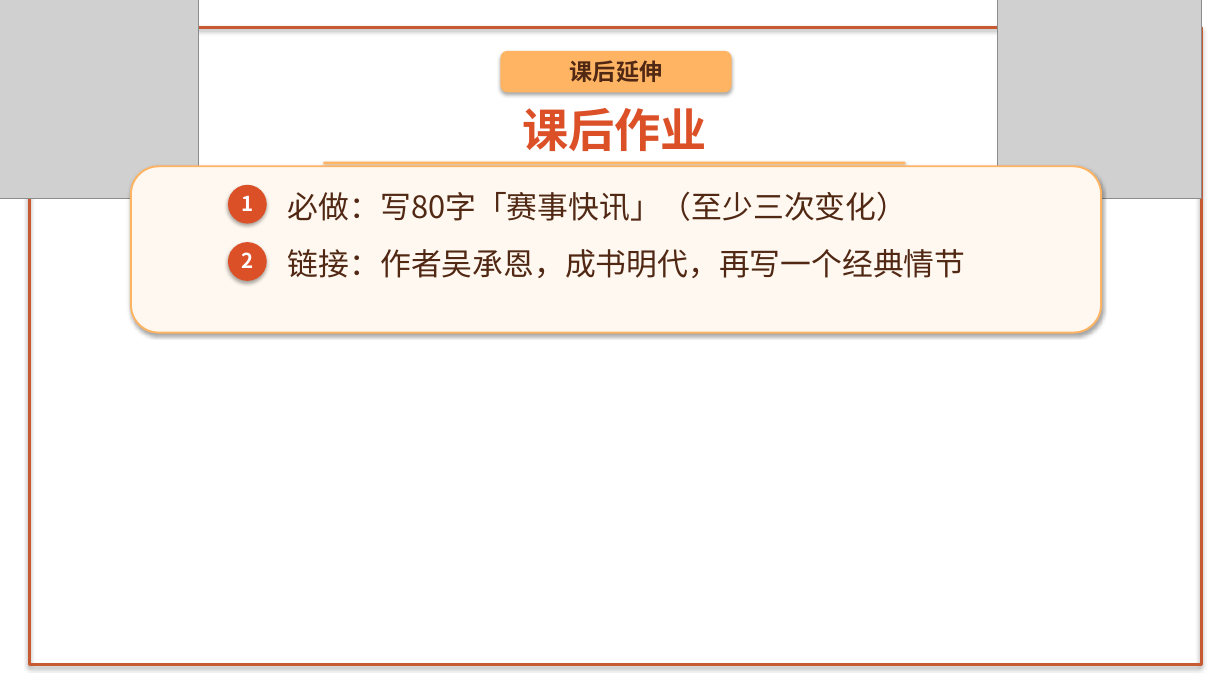
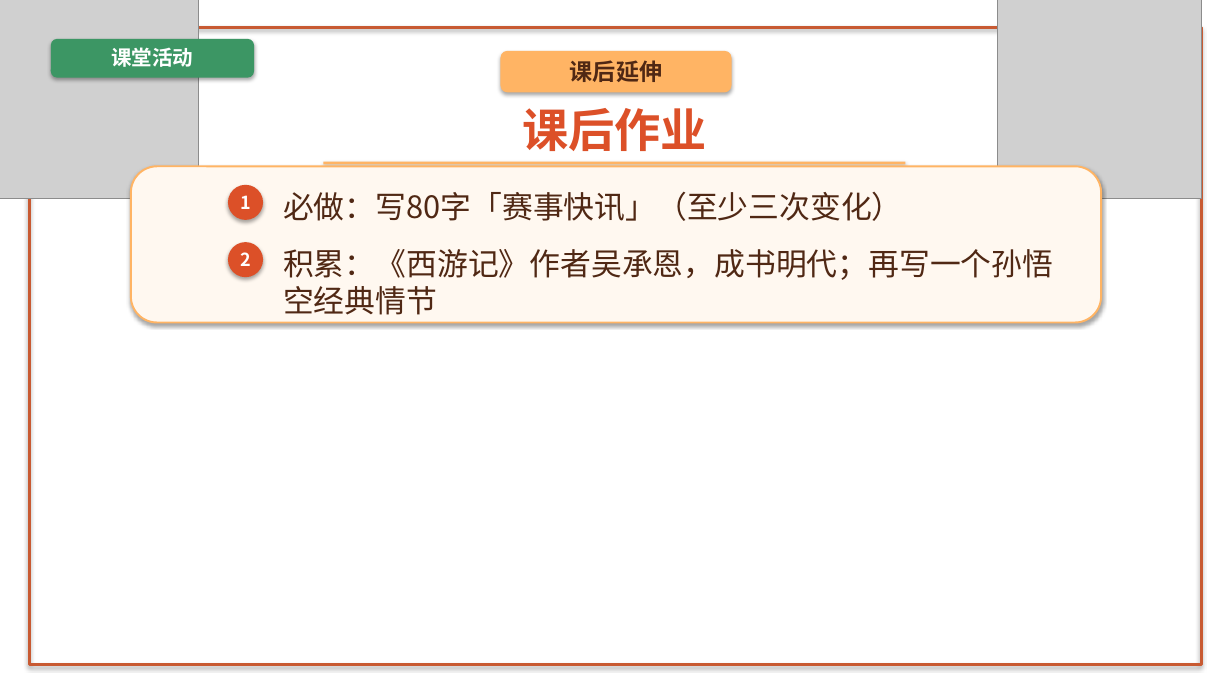
Before and after one commit to decemberlin54-del/declin, a slide deck: slide 9 of unit6-lesson21-wukong.pptx. Drawn at 1232x693 pixels with LibreOffice and Linux fonts; fonts in the diff are those of the drawing; grey boxes stand for pictures; background and template pictures are left out. Boxes give left, top, right and bottom in pixels: in the first picture for what was removed or moved away, otherwise in the second. Text is boxed around its words. In the diff, an @@ line names an element or a change of style, - is before the commit and + after.

```diff
--- a/unit6-lesson21-wukong.pptx
+++ b/unit6-lesson21-wukong.pptx
@@ rounded rectangle added at bbox=[51, 39, 254, 78], fill #3C9664 @@
@@ text added at bbox=[111, 47, 193, 67], 16 pt, text #FFFFFF, bold @@
+课堂活动
@@ rounded rectangle: place and size @@
-rounded rectangle at bbox=[131, 166, 1102, 333]
+rounded rectangle at bbox=[131, 166, 1102, 323]
@@ text "1" at bbox=[240, 195, 251, 209]: size 16 to 14 pt @@
@@ ellipse: place and size @@
-ellipse at bbox=[228, 185, 267, 224]
+ellipse at bbox=[228, 185, 263, 220]
@@ text "必做：写80字「赛事快讯」（至少三次变化）": place and size @@
-text "必做：写80字「赛事快讯」（至少三次变化）" at bbox=[288, 192, 907, 221]
+text "必做：写80字「赛事快讯」（至少三次变化）" at bbox=[283, 192, 902, 221]
@@ text "2" at bbox=[240, 252, 251, 266]: size 16 to 14 pt @@
@@ ellipse: place and size @@
-ellipse at bbox=[228, 242, 267, 281]
+ellipse at bbox=[228, 242, 263, 277]
@@ text at bbox=[283, 249, 1053, 315]: text changed @@
-链接：作者吴承恩，成书明代，再写一个经典情节
+积累：《西游记》作者吴承恩，成书明代；再写一个孙悟空经典情节
```
Also in this commit, not shown: 3 other slides changed, 5 slides added, 5 slides removed, 12 other files.
